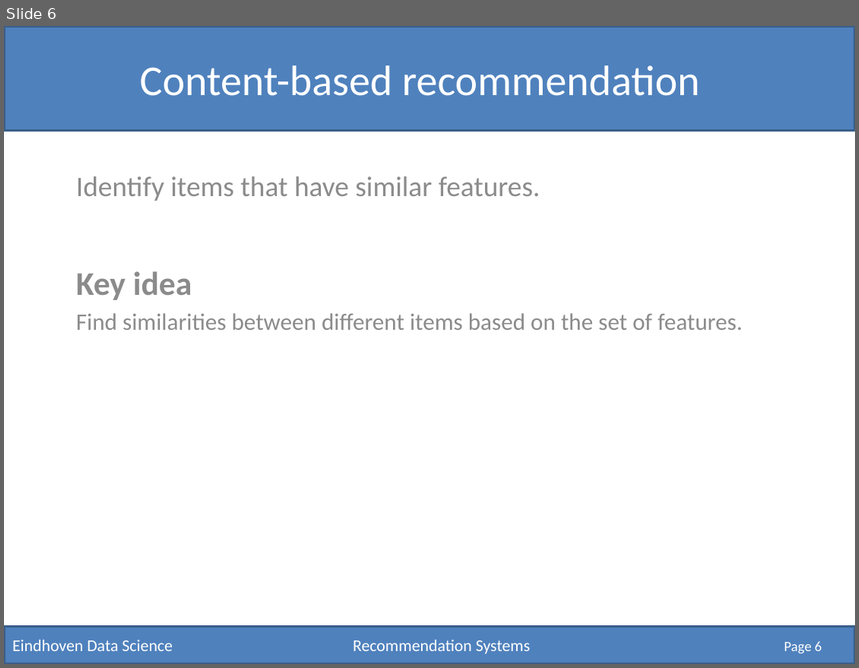
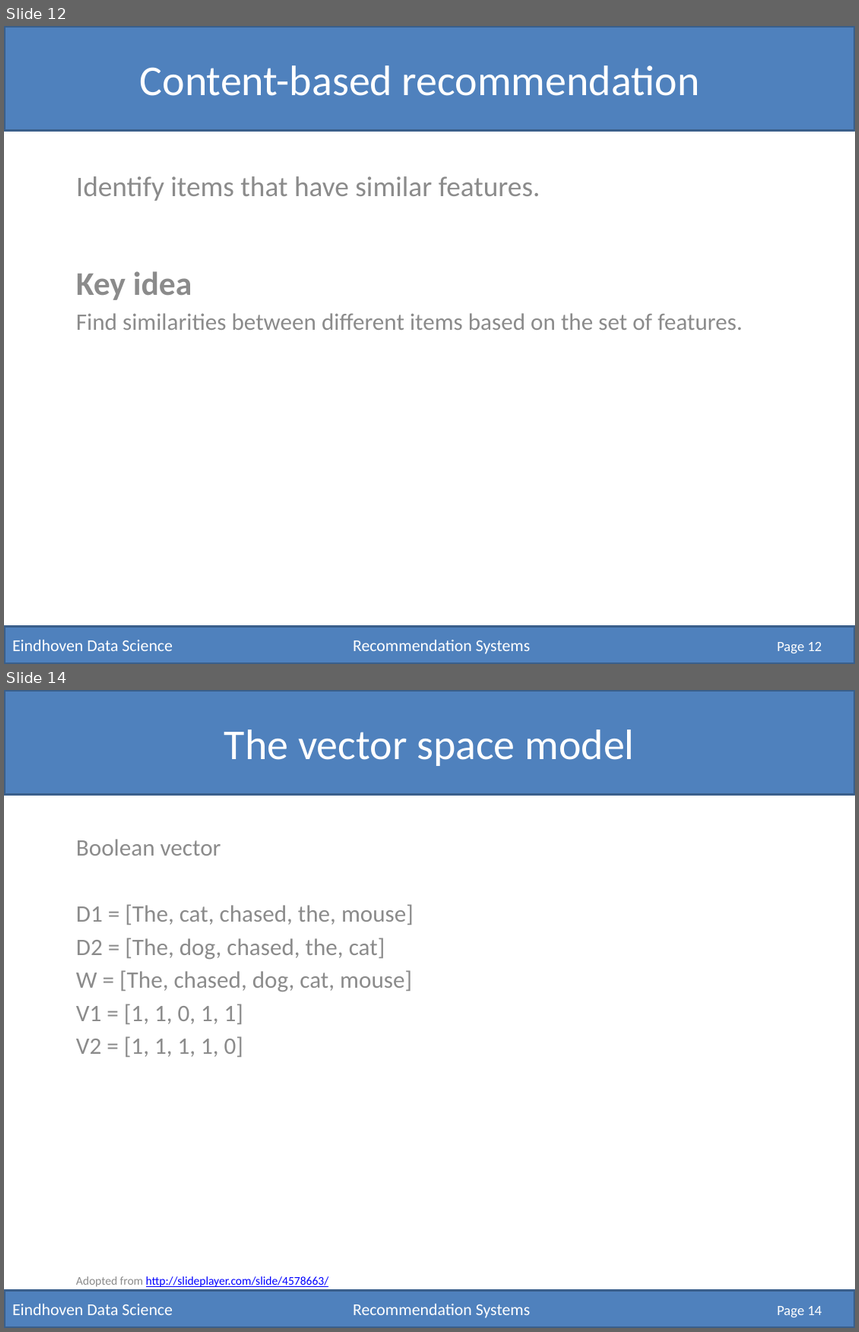
Before and after one commit to RobRomijnders/EDS, a slide deck: hack_10/Recommendation Systems.pptx. Shown one above the other, each under a label of ours: slide 6 before the commit, slides 12 and 14 after it; the slides between them are not shown. The pictures are 859x668 and 859x1332 pixels, drawn with LibreOffice and Linux fonts; fonts in the diff are those of the drawing. Boxes give left, top, right and bottom in pixels: in the first picture for what was removed or moved away, otherwise in the second. Text is boxed around its words. In the diff, an @@ line names an element or a change of style, - is before the commit and + after.

```diff
--- a/hack_10/Recommendation Systems.pptx
+++ b/hack_10/Recommendation Systems.pptx
@@ slide 14 added at <box>4,690,855,1328</box>, background #FFFFFF @@
@@ rectangle added at <box>4,690,855,795</box>, fill #4F81BD, outline #3A5F8C 2 pt @@
@@ title added at <box>224,730,634,766</box>, 36 pt, text #FFFFFF @@
+The vector space model
@@ subtitle added at <box>76,839,414,1287</box>, 20 pt, text #8C8C8C @@
+Boolean vector
+D1 = [The, cat, chased, the, mouse]
+D2 = [The, dog, chased, the, cat]
+W = [The, chased, dog, cat, mouse]
+V1 = [1, 1, 0, 1, 1]
+V2 = [1, 1, 1, 1, 0]
+Adopted from http://slideplayer.com/slide/4578663/
@@ rectangle added at <box>4,1291,855,1328</box>, fill #4F81BD, outline #3A5F8C 2 pt, 14 pt, text #FFFFFF @@
+Eindhoven Data Science Recommendation Systems
@@ page number added at <box>777,1306,823,1318</box>, 12 pt, text #FFFFFF @@
+Page 14
@@ what was slide 6 is now slide 12 @@
@@ page number at <box>777,642,823,654</box>: text changed @@
-Page 6
+Page 12
```
Also in this commit, not shown: 5 slides changed, 8 other slides added.
